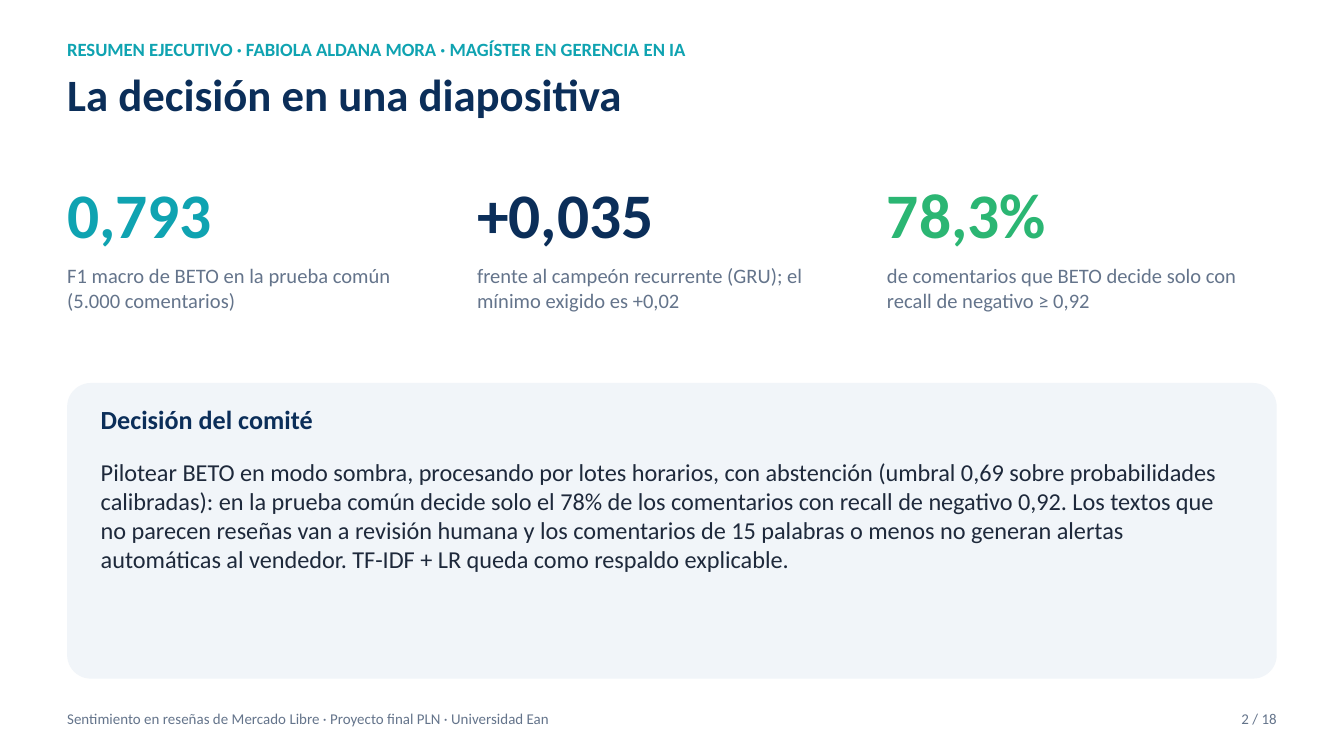
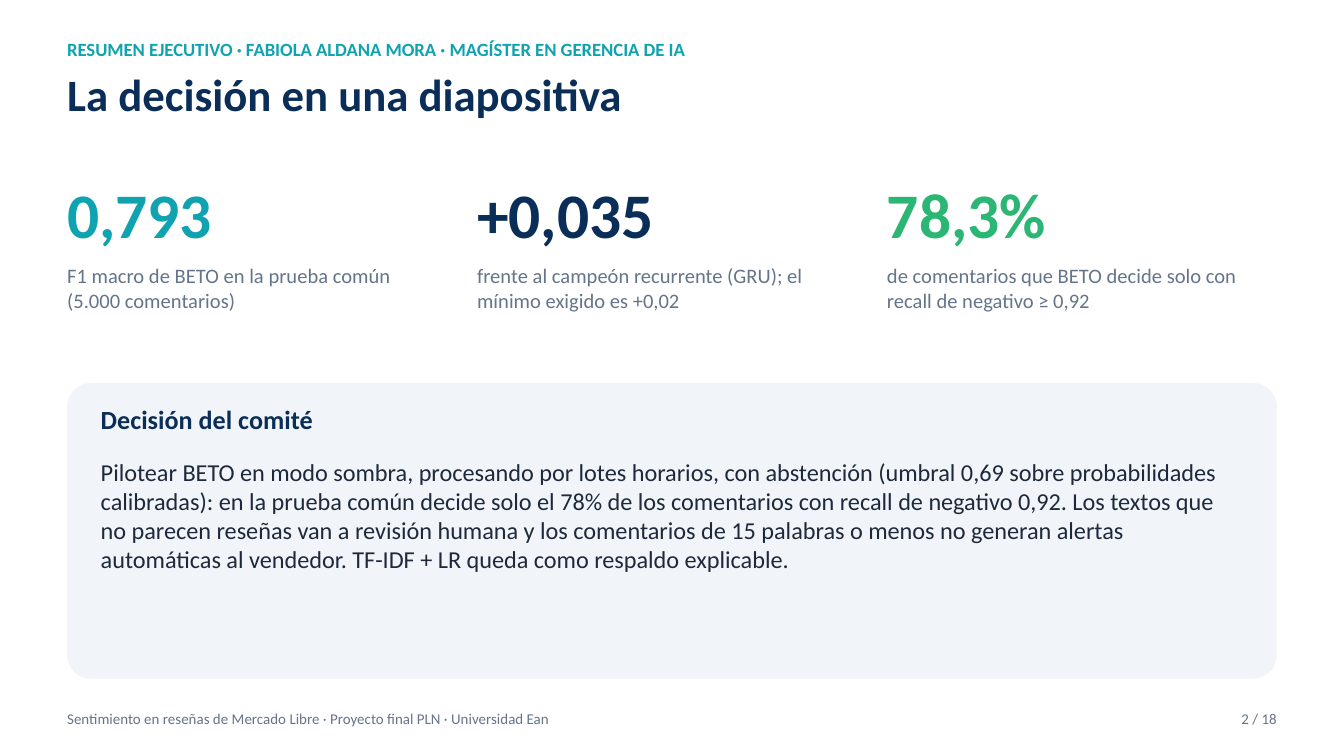
Before and after one commit to pedrogarciar13/proyecto_final_pln, a slide deck: slide 2 of docs/Presentacion_Proyecto_PLN.pptx. Drawn at 1344x756 pixels with LibreOffice and Linux fonts; fonts in the diff are those of the drawing. Boxes give left, top, right and bottom in pixels: in the first picture for what was removed or moved away, otherwise in the second. Text is boxed around its words. In the diff, an @@ line names an element or a change of style, - is before the commit and + after.

```diff
--- a/docs/Presentacion_Proyecto_PLN.pptx
+++ b/docs/Presentacion_Proyecto_PLN.pptx
@@ text at <box>67,41,685,56</box>: text changed @@
-RESUMEN EJECUTIVO · FABIOLA ALDANA MORA · MAGÍSTER EN GERENCIA EN IA
+RESUMEN EJECUTIVO · FABIOLA ALDANA MORA · MAGÍSTER EN GERENCIA DE IA
```
Also in this commit, not shown: 6 other slides changed, 12 other files.
